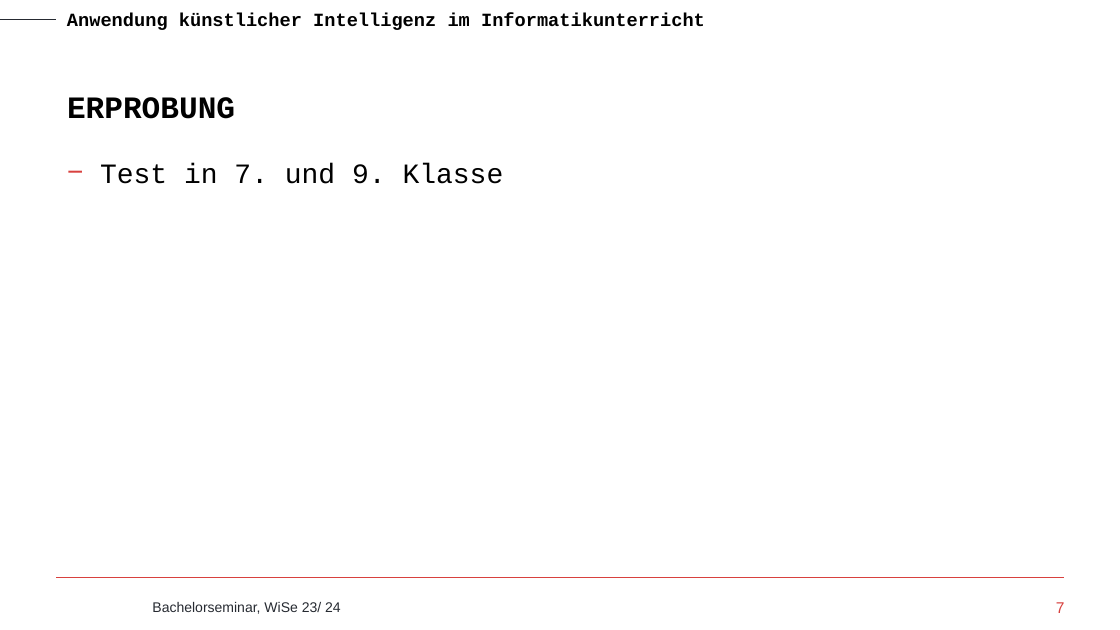
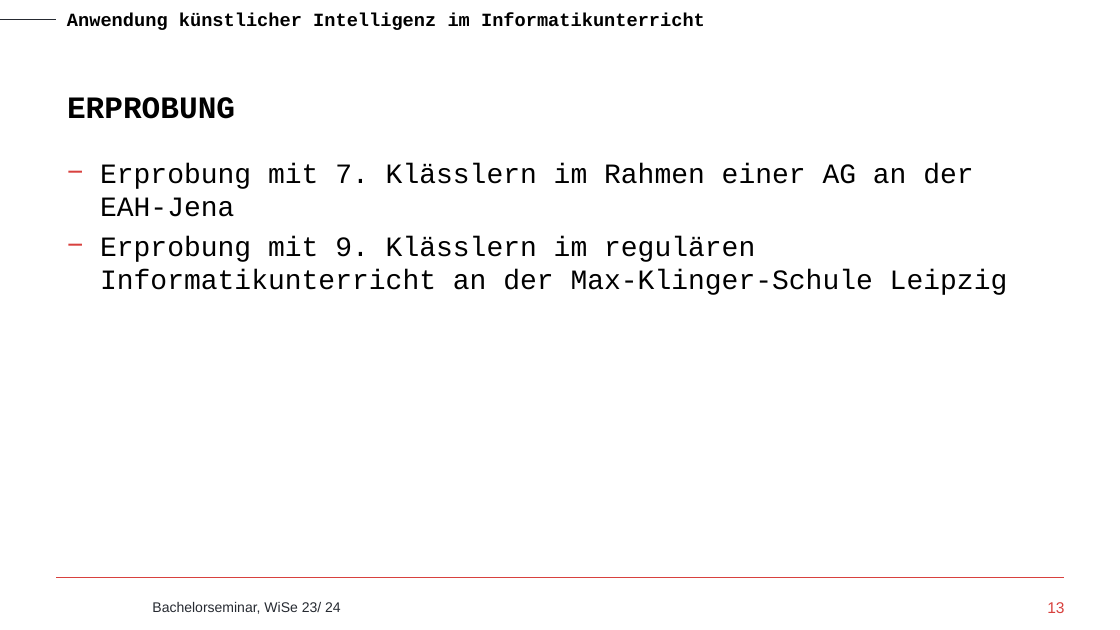
Before and after one commit to tira-io/tira-for-school, a slide deck: slide 13 of Bachelorseminar/Vortrag.pptx (slide 7 before the commit). Drawn at 1120x630 pixels with LibreOffice and Linux fonts; fonts in the diff are those of the drawing; background and template pictures are left out. Boxes give left, top, right and bottom in pixels: in the first picture for what was removed or moved away, otherwise in the second. Text is boxed around its words. In the diff, an @@ line names an element or a change of style, - is before the commit and + after.

```diff
--- a/Bachelorseminar/Vortrag.pptx
+++ b/Bachelorseminar/Vortrag.pptx
@@ text at <box>100,163,1008,295</box>: text changed @@
-− Test in 7. und 9. Klasse
+− Erprobung mit 7. Klässlern im Rahmen einer AG an der EAH-Jena
+− Erprobung mit 9. Klässlern im regulären Informatikunterricht an der Max-Klinger-Schule Leipzig
@@ page number at <box>1047,602,1064,613</box>: text changed @@
-7
+13
```
Also in this commit, not shown: 4 other slides changed, 7 slides added, 1 slide removed, 1 other file.
